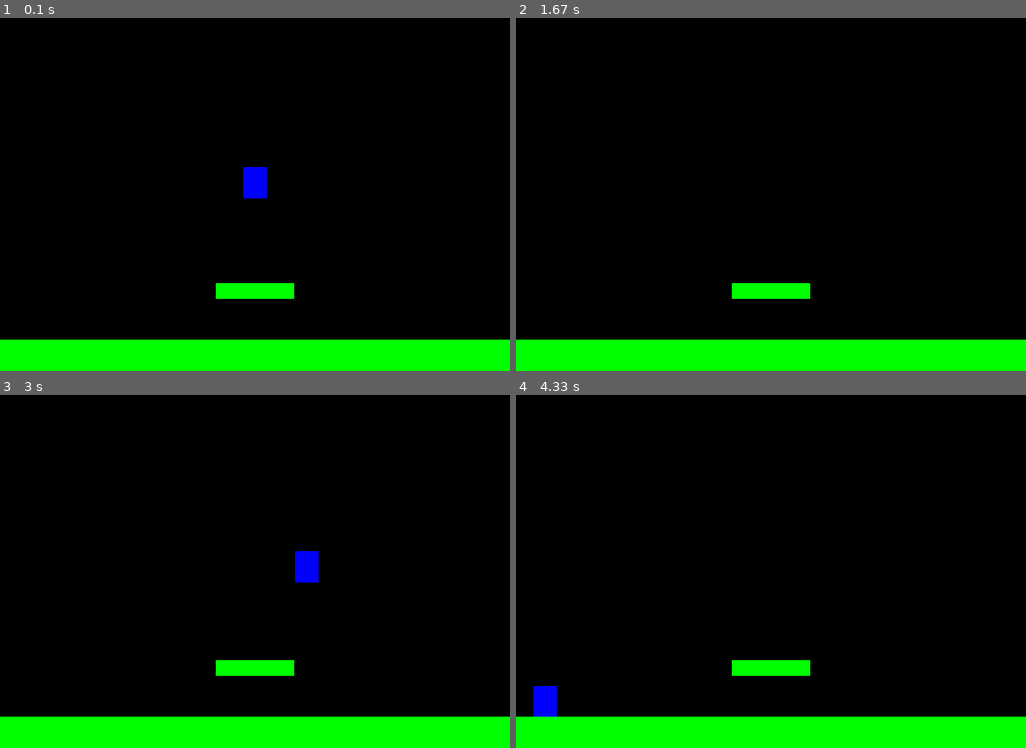
Above: before the commit, frames 1-4 (two rows, left to right).
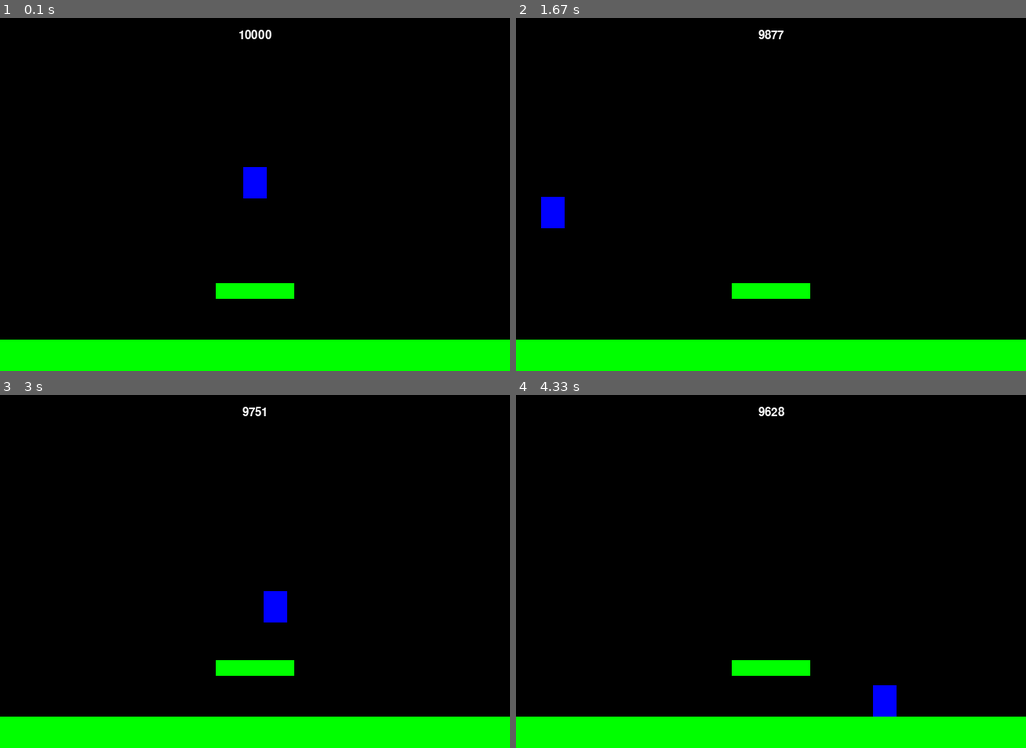
Above: after the commit, the same moments.

Repository: felipe-valente/PF_Pygame
Game: pygame game, started from main.py
Two runs of this game, one before a commit and one after it. Both use one fixed random seed, a clock stepped at 60 frames per second and the inputs below.
Inputs:
- Up to frame 1 (0.1 s): no input
- Up to frame 2 (1.67 s): hold Right 0.33-0.8 s; hold Up 0.83-1.13 s; hold Right 1.17-1.63 s
- Up to frame 3 (3 s): hold Left 1.67-2.2 s; hold Left 2.23-2.63 s; hold Up from 2.67 s (still down)
- Up to frame 4 (4.33 s): release Up at 3.03 s; hold Right 3.07-3.7 s; hold Left 3.73-4.2 s; hold Right from 4.23 s (still down)

The runs differ from the first frame. In frame 1, 0.1% of the frame differs, in the area x 46-54%, y 3-6%; in frame 2, 0.5%; in frame 3, 0.9%; in frame 4, 0.9%, in the area x 3-75%, y 3-92%.

Commit message:
Fuel Implementado

Diff:
--- a/Sprites.py
+++ b/Sprites.py
@@ -12,17 +12,21 @@
         self.pos = vec(WIDTH/2, HEIGHT/2)
         self.vel = vec(0, 0)
         self.acc = vec(0, 0)
+        self.fuel = 10000
+
 
     def update(self):
         self.acc = vec(0, 0.1)
         keys = pg.key.get_pressed()
         if keys[pg.K_LEFT]:
             self.acc.x = -PLAYER_ACC
+            self.fuel -= 1
         if keys[pg.K_RIGHT]:
             self.acc.x = PLAYER_ACC
+            self.fuel -= 1
         if keys[pg.K_UP]:
             self.acc.y = -PLAYER_ACC_UP
-
+            self.fuel -= 1
         #aplica fricção
         self.acc.x += self.vel.x *PLAYER_FRICTION
 
--- a/config.py
+++ b/config.py
@@ -2,10 +2,11 @@
 WIDTH = 650
 HEIGHT = 450
 FPS = 100
+FONT_NAME = "Coolvetica Rg"
 
 #propriedades do player
-PLAYER_ACC = 0.5
-PLAYER_ACC_UP = 0.3
+PLAYER_ACC = 0.2
+PLAYER_ACC_UP = 0.2
 PLAYER_FRICTION = -0.04
 
 #cores definidas
--- a/main.py
+++ b/main.py
@@ -12,6 +12,8 @@
 		pg.display.set_caption("Ship lander")
 		self.clock = pg.time.Clock()
 		self.rodando = True
+		self.font_name = pg.font.match_font(FONT_NAME)
+
 
 
 	def new(self):
@@ -45,6 +47,7 @@
 			self.player.pos.y = hits[0].rect.top
 			self.player.vel.y = 0
 
+
 	def events(self):
 		for event in pg.event.get():
 			if event.type == pg.QUIT:
@@ -57,6 +60,7 @@
 	def draw(self):
 		self.screen.fill(preto)
 		self.all_sprites.draw(self.screen)
+		self.draw_text(str(self.player.fuel), 22, branco, WIDTH/2 , 15)
 
 		pg.display.flip()
 
@@ -64,6 +68,14 @@
 
 	def show_start_screen(self):
 		pass
+
+	def draw_text(self, text, size, color, x, y):
+		font = pg.font.Font(self.font_name, size)
+		text_surface = font.render(text, True, color)
+		text_rect = text_surface.get_rect()
+		text_rect.midtop = (x,y)
+		self.screen.blit(text_surface, text_rect)
+
 
 
 g = Game()
